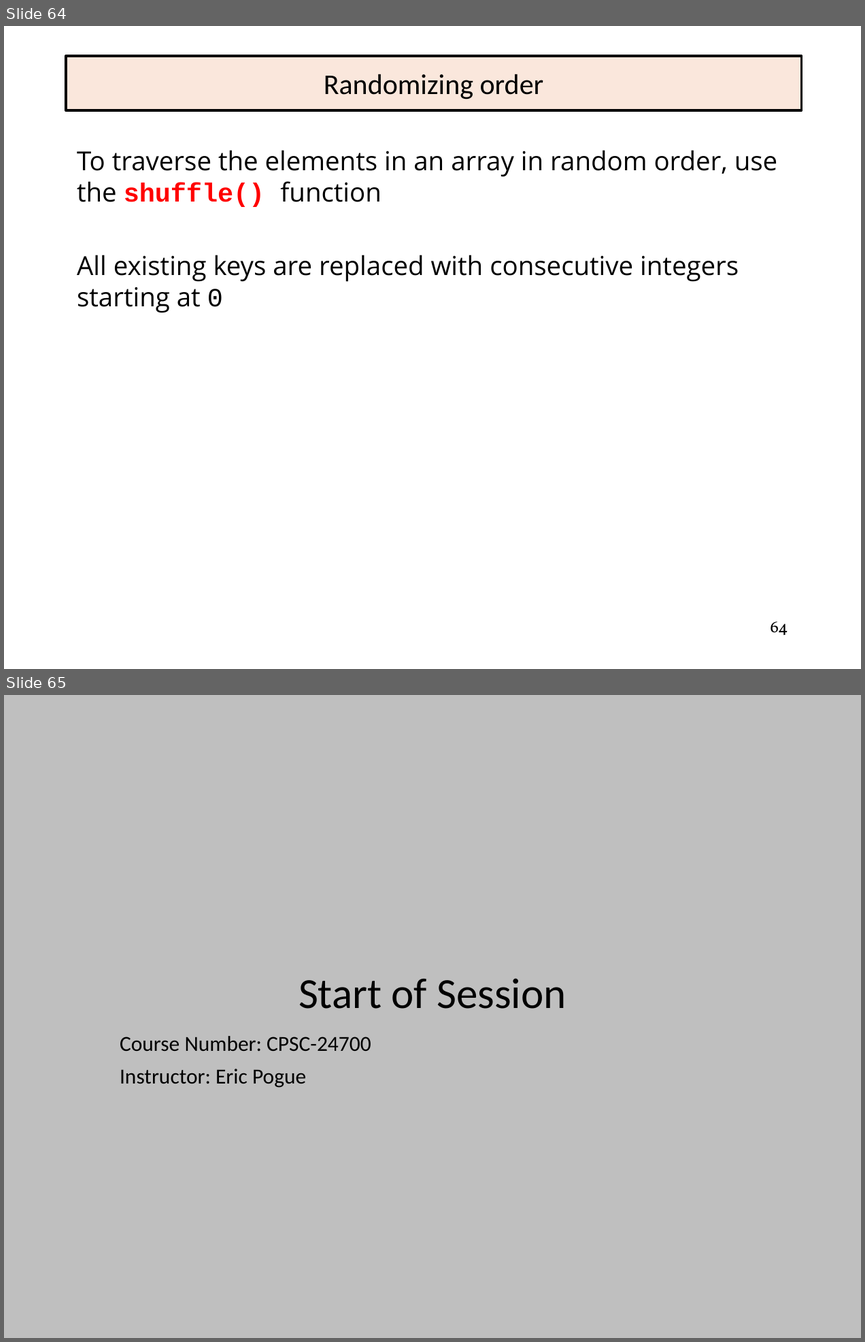
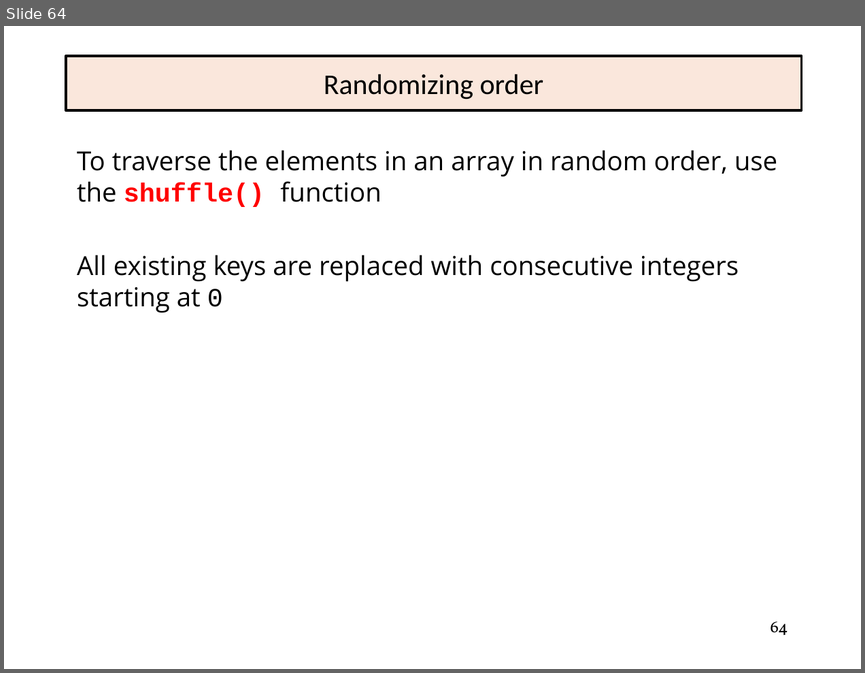
Before and after one commit to EricJPogue/www-epogue-info, a slide deck: CPSC-24700/Presentations/php.pptx. Shown one above the other, each under a label of ours: slides 64 and 65 before the commit, slide 64 after it. The pictures are 865x1342 and 865x673 pixels, drawn with LibreOffice and Linux fonts; fonts in the diff are those of the drawing. Boxes give left, top, right and bottom in pixels: in the first picture for what was removed or moved away, otherwise in the second. Text is boxed around its words. In the diff, an @@ line names an element or a change of style, - is before the commit and + after.

Commit message:
Add and update session-36 documents.

```diff
--- a/CPSC-24700/Presentations/php.pptx
+++ b/CPSC-24700/Presentations/php.pptx
@@ slide 65 removed at [4, 695, 861, 1338], background #BFBFBF @@
@@ title removed at [298, 978, 566, 1008] @@
-Start of Session
@@ subtitle removed at [120, 1036, 371, 1087] @@
-Course Number: CPSC-24700
-Instructor: Eric Pogue
```
Also in this commit, not shown: 5 other files.
